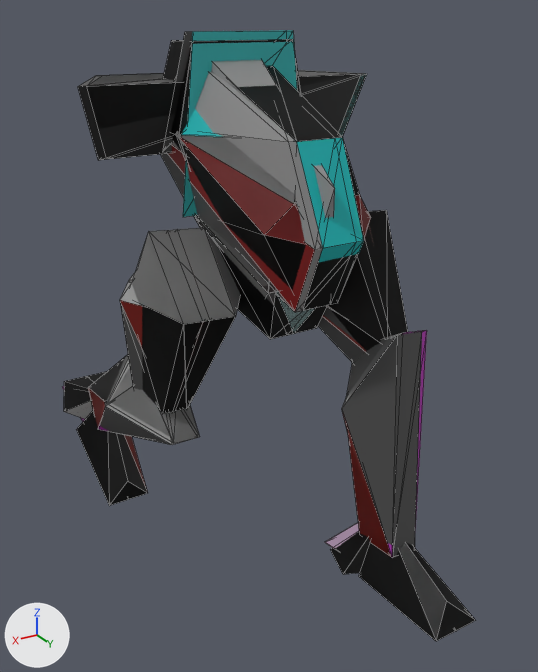
The glTF model base/kn_talon.glb as it was, and as the next commit left it.
Before and after are seen from a 50 mm lens placed at (4.35, 8.48, 6.82), pointed at (-0.36, 0.63, 2.89). The lights are fixed; the arrows at lower left show +X, +Y and +Z. The picture after the commit comes second. Mesh edges are drawn as thin lines. Where no turn or scale is listed for an object, it has been applied to the vertices.

The first picture shows 'Left_Calf3', 'Left_Foot1', 'Left_Leg0', 'Left_PodA1', 'Left_PodA4', 'Right_Leg0', 'Right_Leg2', 'Right_Pod1', 'head', 'head1', 'head2', 'head3' and 27 more.
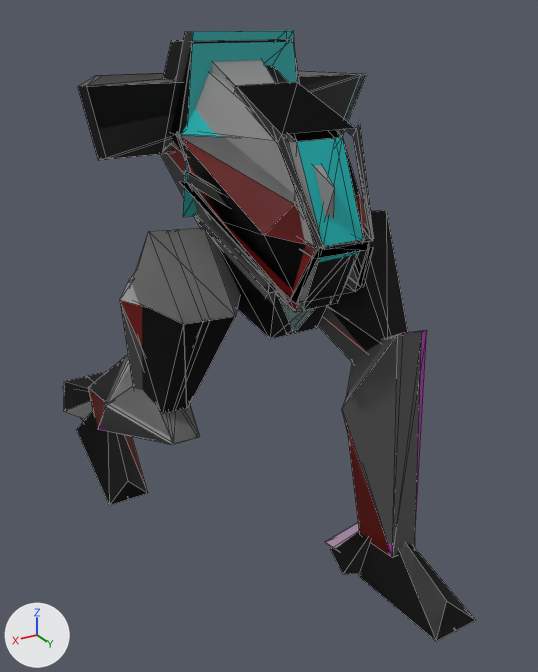
Patch to the scene script:
```diff
--- a/base/kn_talon.glb.py
+++ b/base/kn_talon.glb.py
@@ mat_kn_talon_19 @@
+mat_kn_talon_19 = principled_material('kn_talon.19')
+mat_kn_talon_19.base_color = (0.445, 0.445, 0.445)  # grey #b2b2b2
@@ me_cockpit @@
+me_cockpit.from_pydata(...)  # 40 vertices, 48 faces; spans x -1.02..1.01, y -1.26..0.76, z -1.08..1.14
+me_cockpit.materials.append(mat_kn_talon_19)  # grey #b2b2b2
@@ ob_cockpit @@
-ob_cockpit = bpy.data.objects.new('cockpit', None)
+ob_cockpit = bpy.data.objects.new('cockpit', me_cockpit)
 ob_cockpit.parent = ob_dummy_basea1
```

What differs and where, as boxes (x1, y1, x2, y2) in the pictures (538 x 672 px):
'cockpit', now drawn: after (180, 82, 374, 304)
